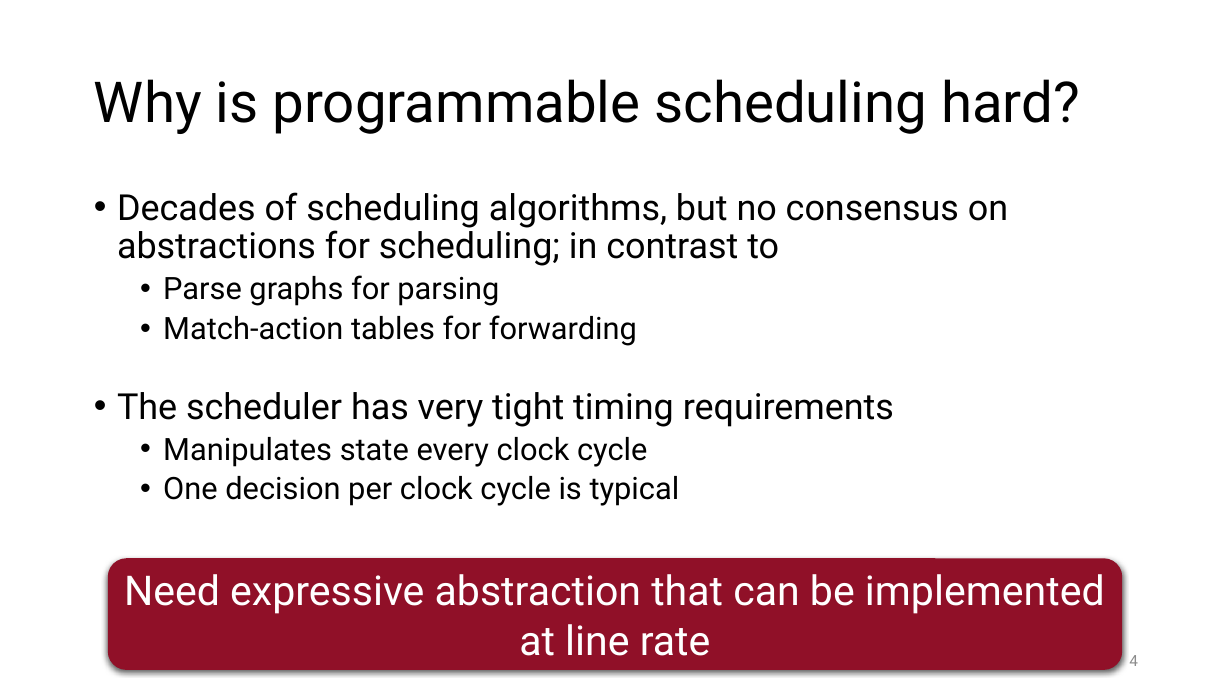
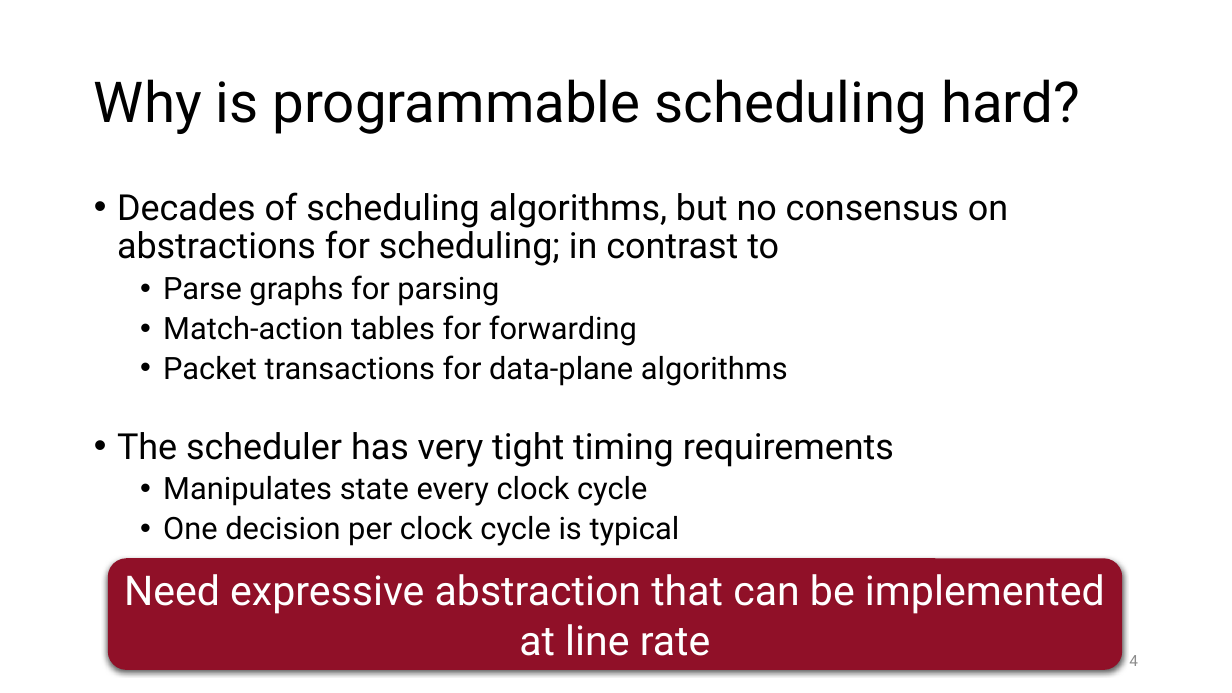
Before and after one commit to anirudhSK/pifo-domino-marple-ppts, a slide deck: slide 4 of pifo_sigcomm.pptx. Drawn at 1232x693 pixels with LibreOffice and Linux fonts; fonts in the diff are those of the drawing. Boxes give left, top, right and bottom in pixels: in the first picture for what was removed or moved away, otherwise in the second. Text is boxed around its words. In the diff, an @@ line names an element or a change of style, - is before the commit and + after.

```diff
--- a/pifo_sigcomm.pptx
+++ b/pifo_sigcomm.pptx
@@ text at <box>163,355,788,386</box>: paragraph added @@
+  • Packet transactions for data-plane algorithms
```
Also in this commit, not shown: 7 other slides changed, 2 slides added.
